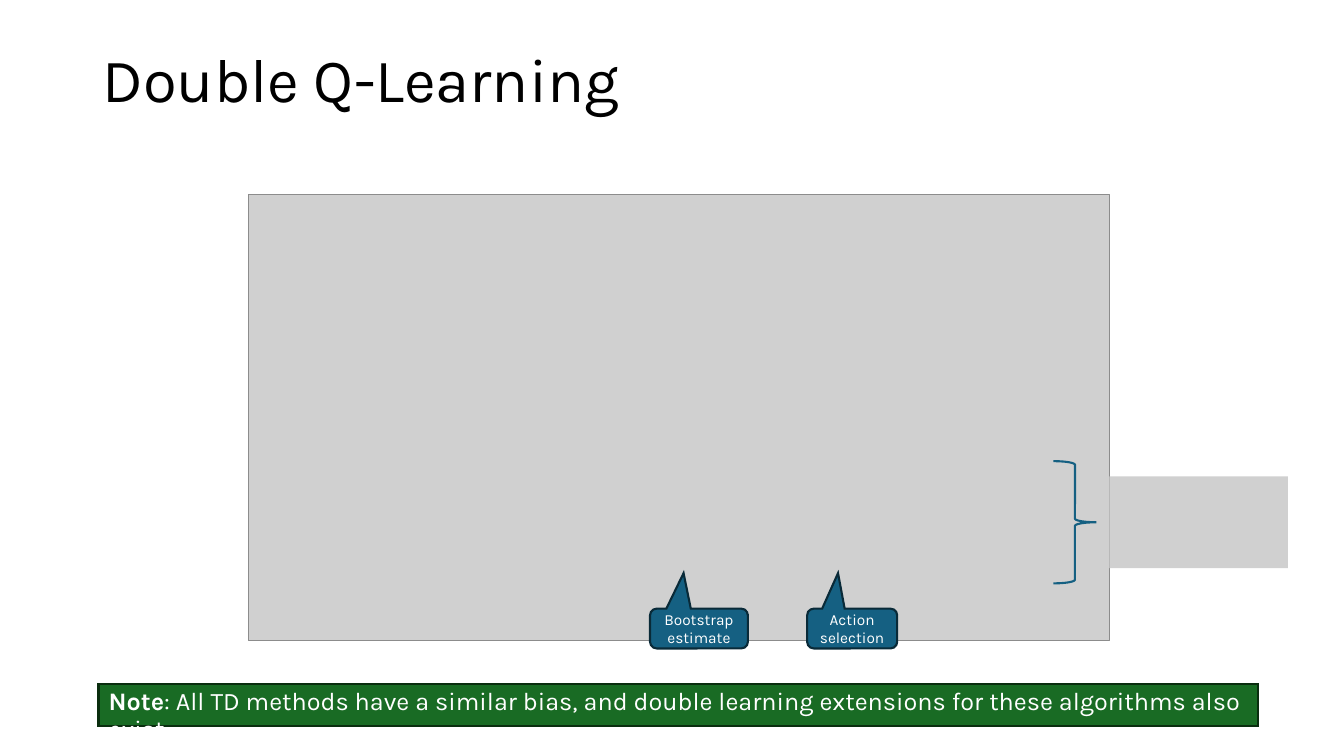
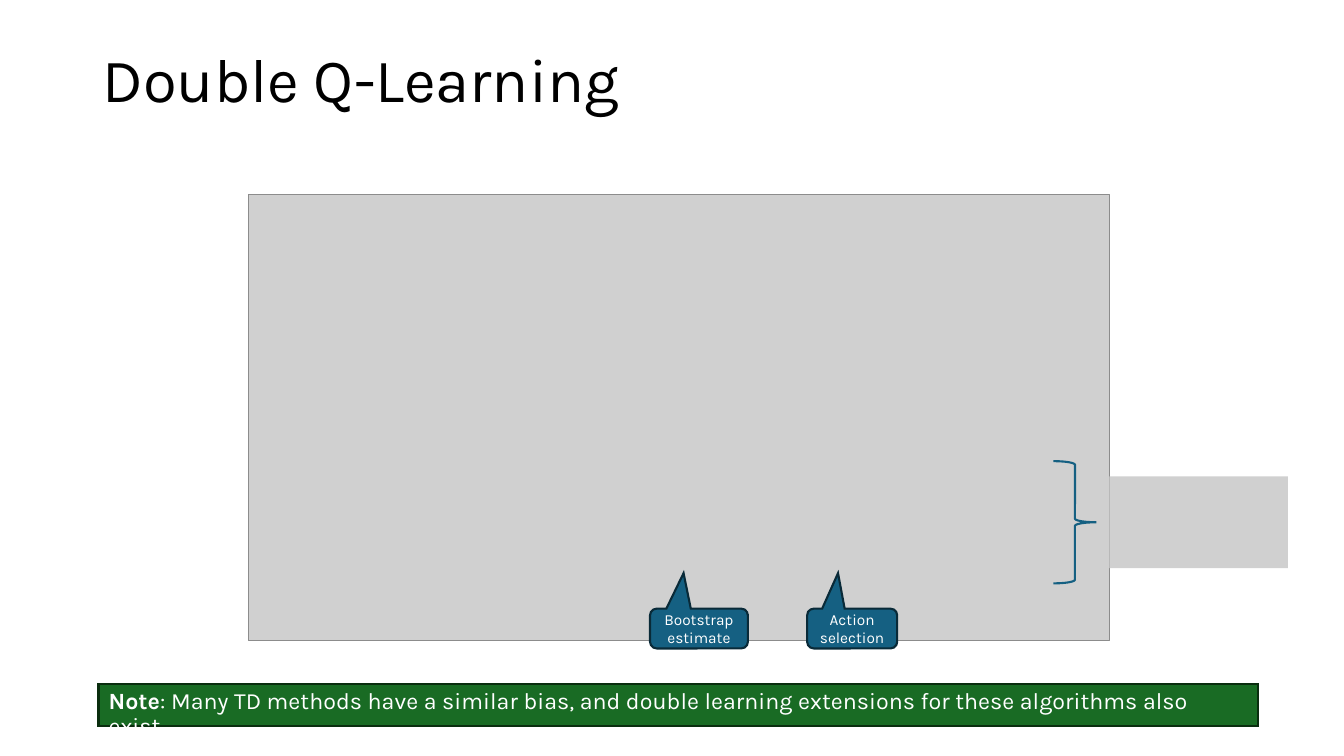
Before and after one commit to mhahsler/Introduction_to_Reinforcement_Learning, a slide deck: slide 18 of slides/Lecture_Chapter06.pptx. Drawn at 1344x756 pixels with LibreOffice and Linux fonts; fonts in the diff are those of the drawing; grey boxes stand for pictures. Boxes give left, top, right and bottom in pixels: in the first picture for what was removed or moved away, otherwise in the second. Text is boxed around its words. In the diff, an @@ line names an element or a change of style, - is before the commit and + after.

```diff
--- a/slides/Lecture_Chapter06.pptx
+++ b/slides/Lecture_Chapter06.pptx
@@ text in rectangle at (109, 693, 1187, 727): text changed; size 18 to 16.6 pt @@
-Note: All TD methods have a similar bias, and double learning extensions for these algorithms also exist.
+Note: Many TD methods have a similar bias, and double learning extensions for these algorithms also exist.
```
Also in this commit, not shown: 7 other slides changed, 1 other file.
